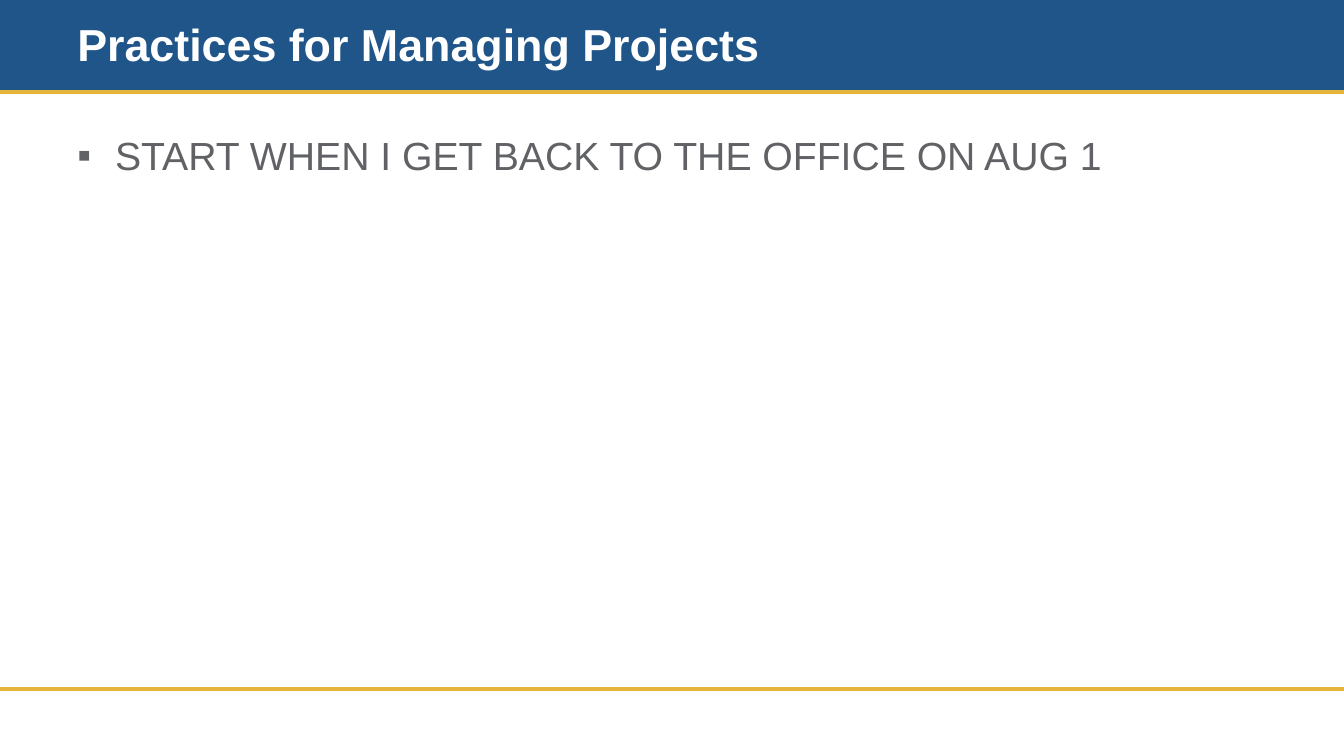
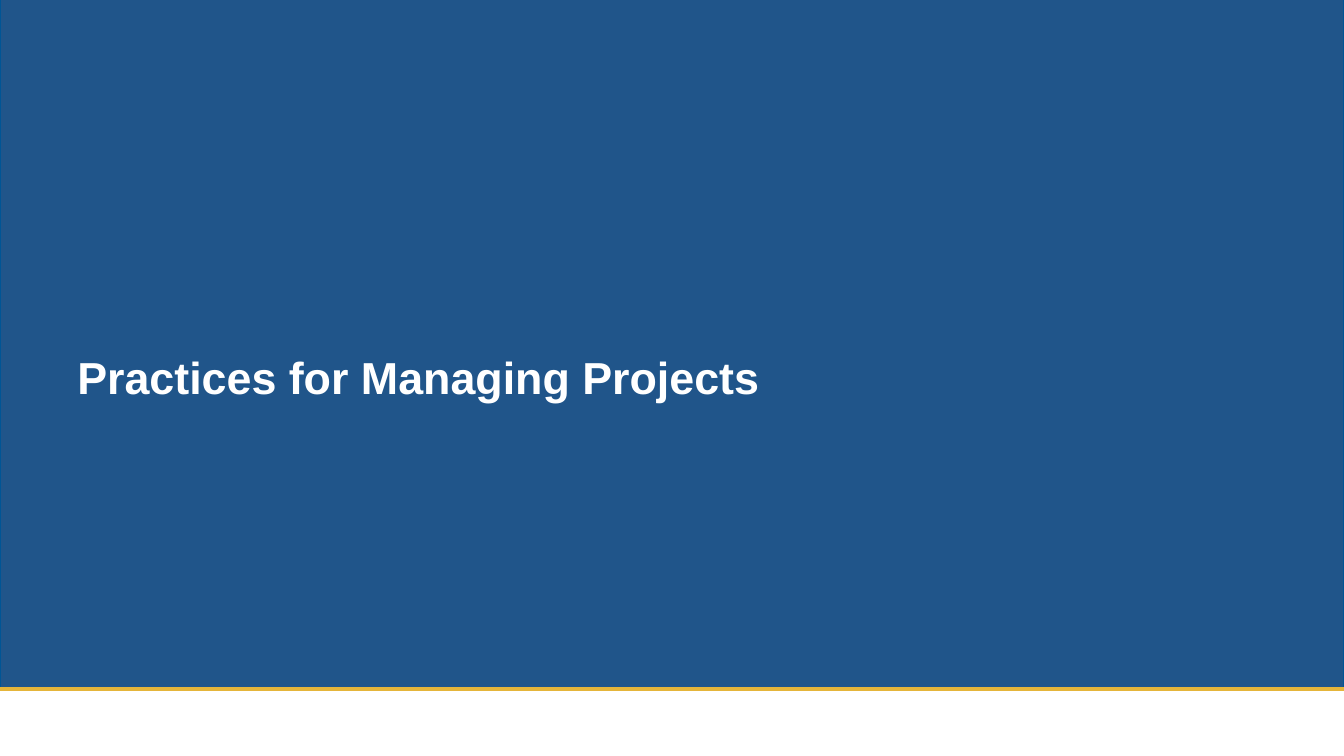
Before and after one commit to doujouDC/nihl-intro-r-classes, a slide deck: slide 9 of r-project-mgmt-repro/nih-r-project-mgmt-training-material/nihl-r-project-mgmt.pptx. Drawn at 1344x756 pixels with LibreOffice and Linux fonts; fonts in the diff are those of the drawing; background and template pictures are left out. Boxes give left, top, right and bottom in pixels: in the first picture for what was removed or moved away, otherwise in the second. Text is boxed around its words. In the diff, an @@ line names an element or a change of style, - is before the commit and + after.

```diff
--- a/r-project-mgmt-repro/nih-r-project-mgmt-training-material/nihl-r-project-mgmt.pptx
+++ b/r-project-mgmt-repro/nih-r-project-mgmt-training-material/nihl-r-project-mgmt.pptx
@@ rectangle removed at (0,0,1344,93) @@
@@ rectangle added at (0,0,1344,756), fill #20558A, outline #005595 0.75 pt @@
@@ line removed from (0, 93) to (1344, 93) @@
@@ text removed at (115,142,1102,171) @@
-▪ START WHEN I GET BACK TO THE OFFICE ON AUG 1
@@ title "Practices for Managing Projects": place and size @@
-title "Practices for Managing Projects" at (77,28,759,70)
+title "Practices for Managing Projects" at (77,361,759,403)
@@ rectangle added at (0,689,1344,756), fill #FFFFFF @@
```
Also in this commit, not shown: 7 slides added, 6 other files.
